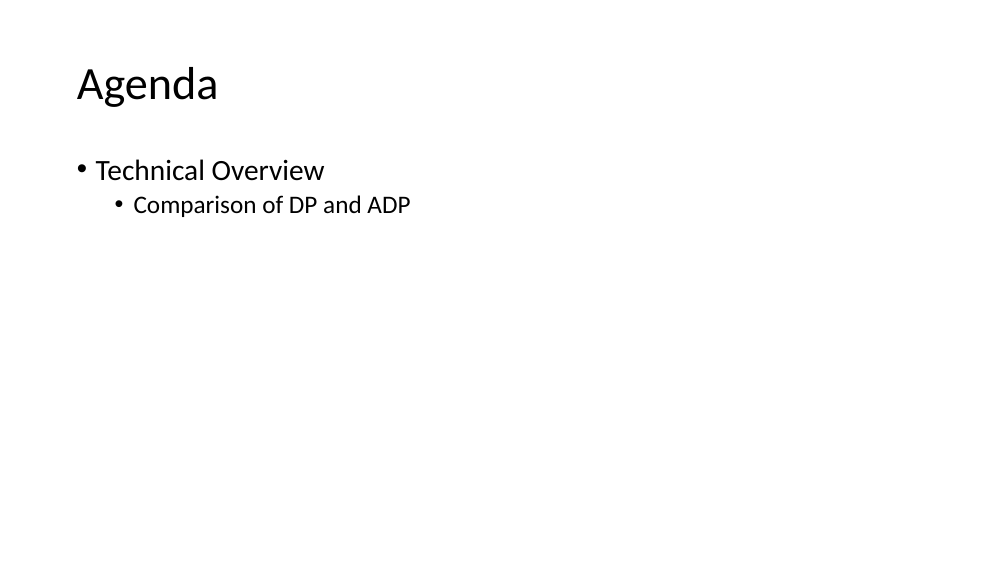
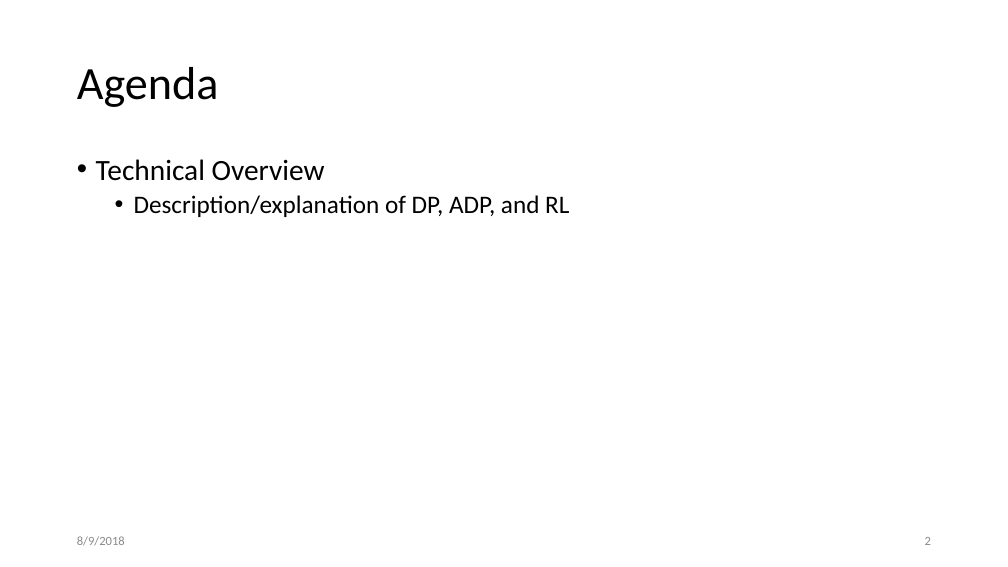
Before and after one commit to rselvak6/LGChem, a slide deck: slide 2 of Presentations/LGC_ADP_OCVR_walkthrough.pptx. Drawn at 1008x567 pixels with LibreOffice and Linux fonts; fonts in the diff are those of the drawing. Boxes give left, top, right and bottom in pixels: in the first picture for what was removed or moved away, otherwise in the second. Text is boxed around its words. In the diff, an @@ line names an element or a change of style, - is before the commit and + after.

```diff
--- a/Presentations/LGC_ADP_OCVR_walkthrough.pptx
+++ b/Presentations/LGC_ADP_OCVR_walkthrough.pptx
@@ text at (134,195,569,217): text changed @@
-  • Comparison of DP and ADP
+  • Description/explanation of DP, ADP, and RL
@@ text added at (77,536,125,546), 12 pt, text #8C8C8C @@
+8/9/2018
@@ page number added at (925,537,931,545), 12 pt, text #8C8C8C @@
+2
```
Also in this commit, not shown: 3 other slides changed, 9 slides added, 10 other files.
